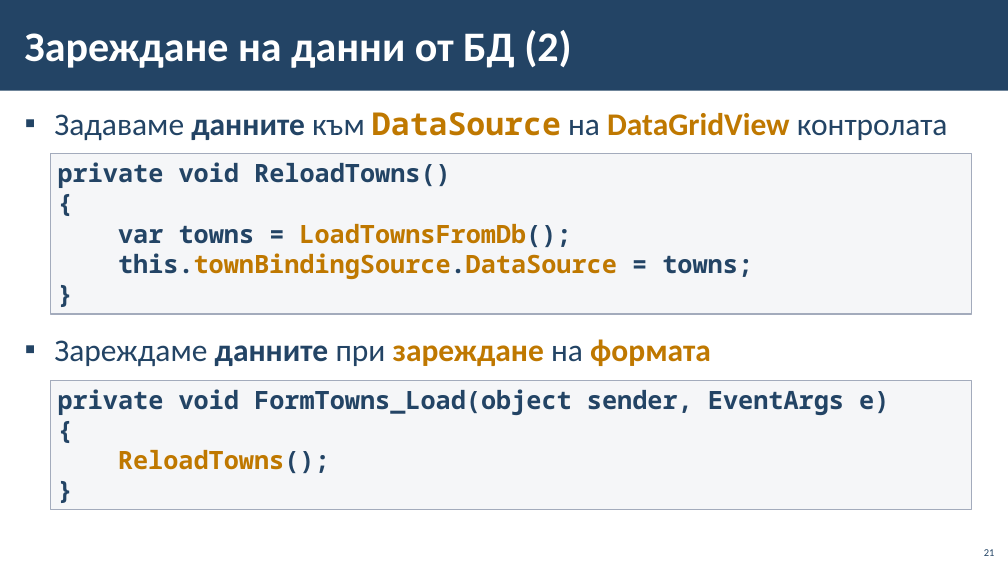
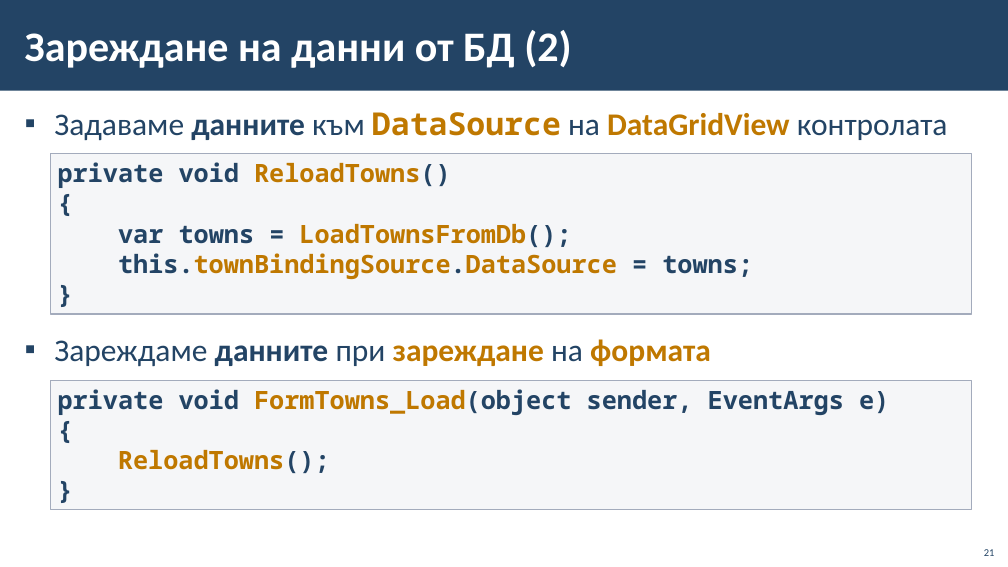
Before and after one commit to BG-IT-Edu/School-Programming, a slide deck: slide 21 of Courses/Software-Sciences/Module-4-Information-Systems-New/06-CRUD-with-EF-and-Windows-Forms/06-CRUD-with-EF-Core-and-Windows-Forms.pptx. Drawn at 1008x567 pixels with LibreOffice and Linux fonts; fonts in the diff are those of the drawing; background and template pictures are left out. Boxes give left, top, right and bottom in pixels: in the first picture for what was removed or moved away, otherwise in the second. Text is boxed around its words. In the diff, an @@ line names an element or a change of style, - is before the commit and + after.

```diff
--- a/Courses/Software-Sciences/Module-4-Information-Systems-New/06-CRUD-with-EF-and-Windows-Forms/06-CRUD-with-EF-Core-and-Windows-Forms.pptx
+++ b/Courses/Software-Sciences/Module-4-Information-Systems-New/06-CRUD-with-EF-and-Windows-Forms/06-CRUD-with-EF-Core-and-Windows-Forms.pptx
@@ text in rectangle at box(58, 162, 451, 188): text colour #234465 to #BF7800 in "ReloadTowns()" @@
@@ text in rectangle at box(58, 389, 889, 415): text colour #234465 to #BF7800 in "FormTowns_Load(object" @@
```
Also in this commit, not shown: 1 other slide changed.
